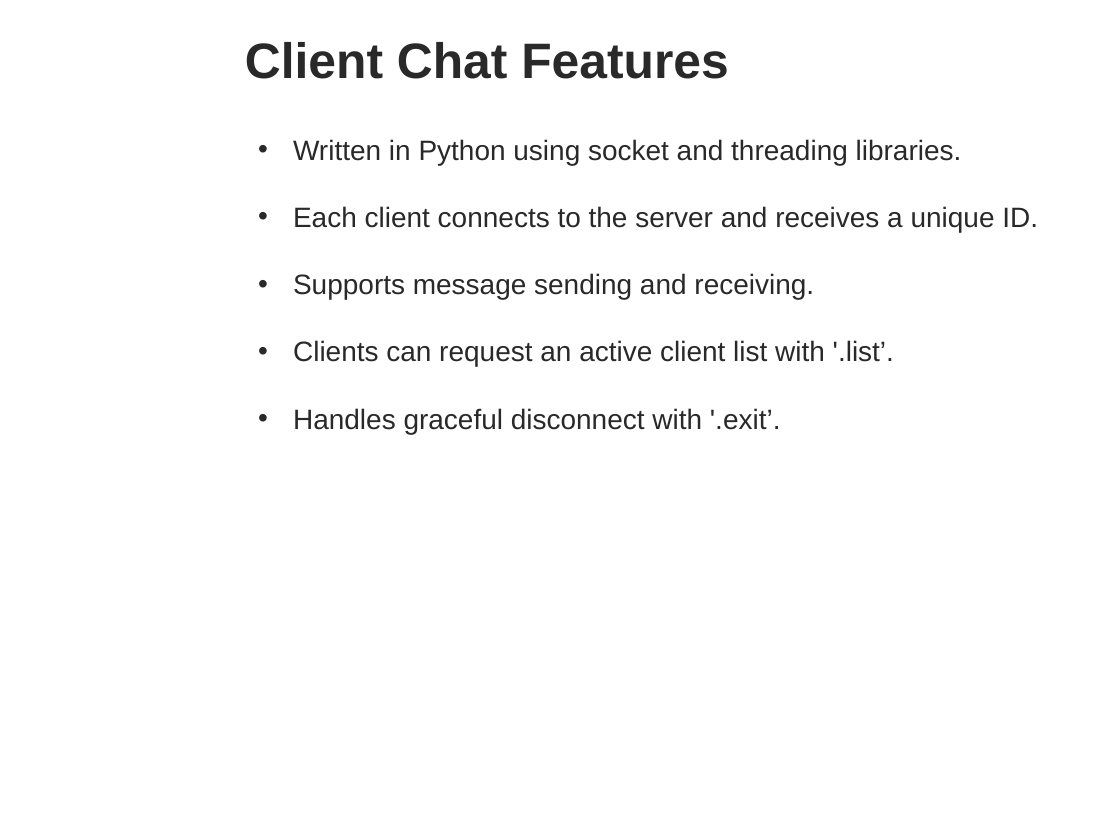
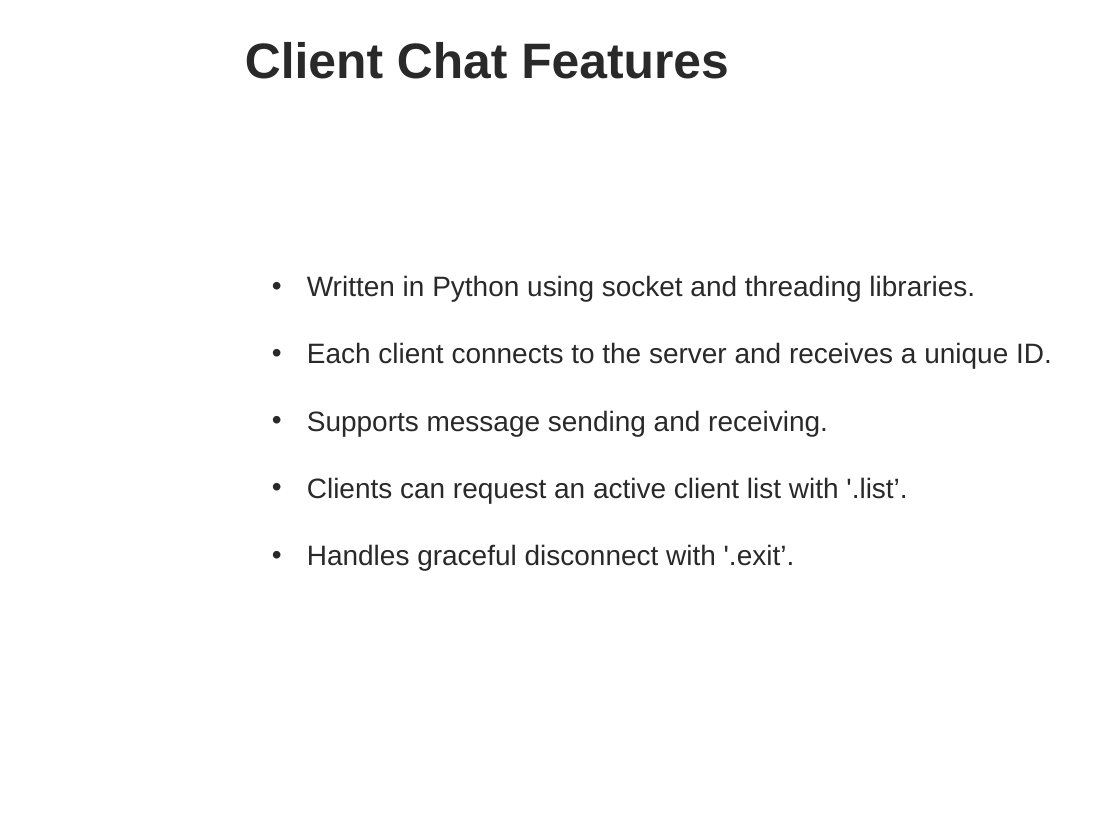
Before and after one commit to BelaBartok39/Pirate-Chat-Project, a slide deck: slide 6 of Pirate_Chat_Presentation.pptx. Drawn at 1120x840 pixels with LibreOffice and Linux fonts; fonts in the diff are those of the drawing; background and template pictures are left out. Boxes give left, top, right and bottom in pixels: in the first picture for what was removed or moved away, otherwise in the second. Text is boxed around its words. In the diff, an @@ line names an element or a change of style, - is before the commit and + after.

Commit message:
Updated presentation and message format

```diff
--- a/Pirate_Chat_Presentation.pptx
+++ b/Pirate_Chat_Presentation.pptx
@@ text "Written in Python using socket ..." moved from (x1=293, y1=139, x2=1038, y2=434) to (x1=307, y1=275, x2=1052, y2=570) @@
```
Also in this commit, not shown: 6 other slides changed, 2 slides added, 2 other files.
